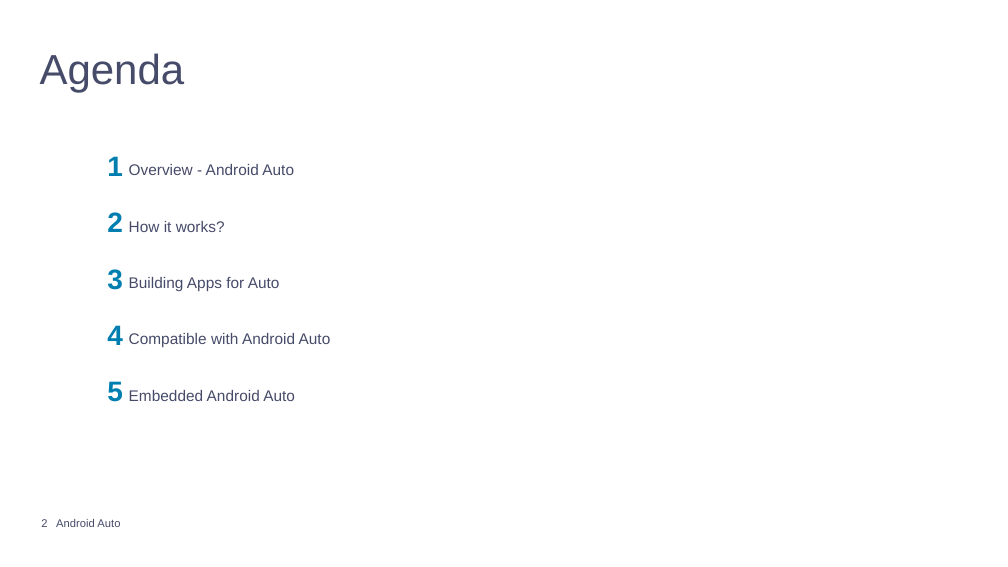
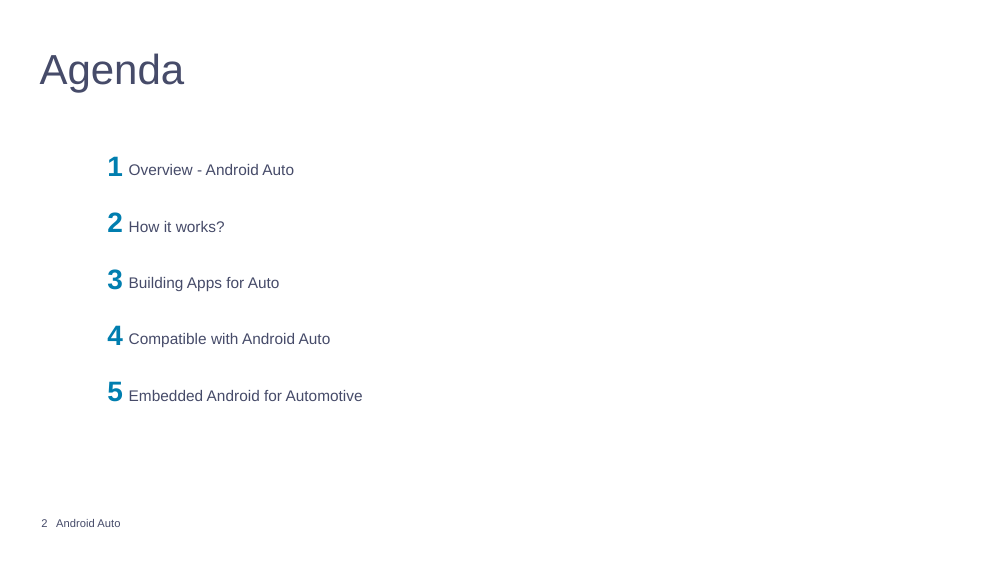
Before and after one commit to mpiresgro/AndroidAutoInfo, a slide deck: slide 2 of PowerPoint Final/Presentation_Joao_Mauro.pptx. Drawn at 1008x567 pixels with LibreOffice and Linux fonts; fonts in the diff are those of the drawing; background and template pictures are left out. Boxes give left, top, right and bottom in pixels: in the first picture for what was removed or moved away, otherwise in the second. Text is boxed around its words. In the diff, an @@ line names an element or a change of style, - is before the commit and + after.

```diff
--- a/PowerPoint Final/Presentation_Joao_Mauro.pptx
+++ b/PowerPoint Final/Presentation_Joao_Mauro.pptx
@@ text at (129, 390, 363, 401): text changed @@
-Embedded Android Auto
+Embedded Android for Automotive
```
Also in this commit, not shown: 2 other slides changed.
